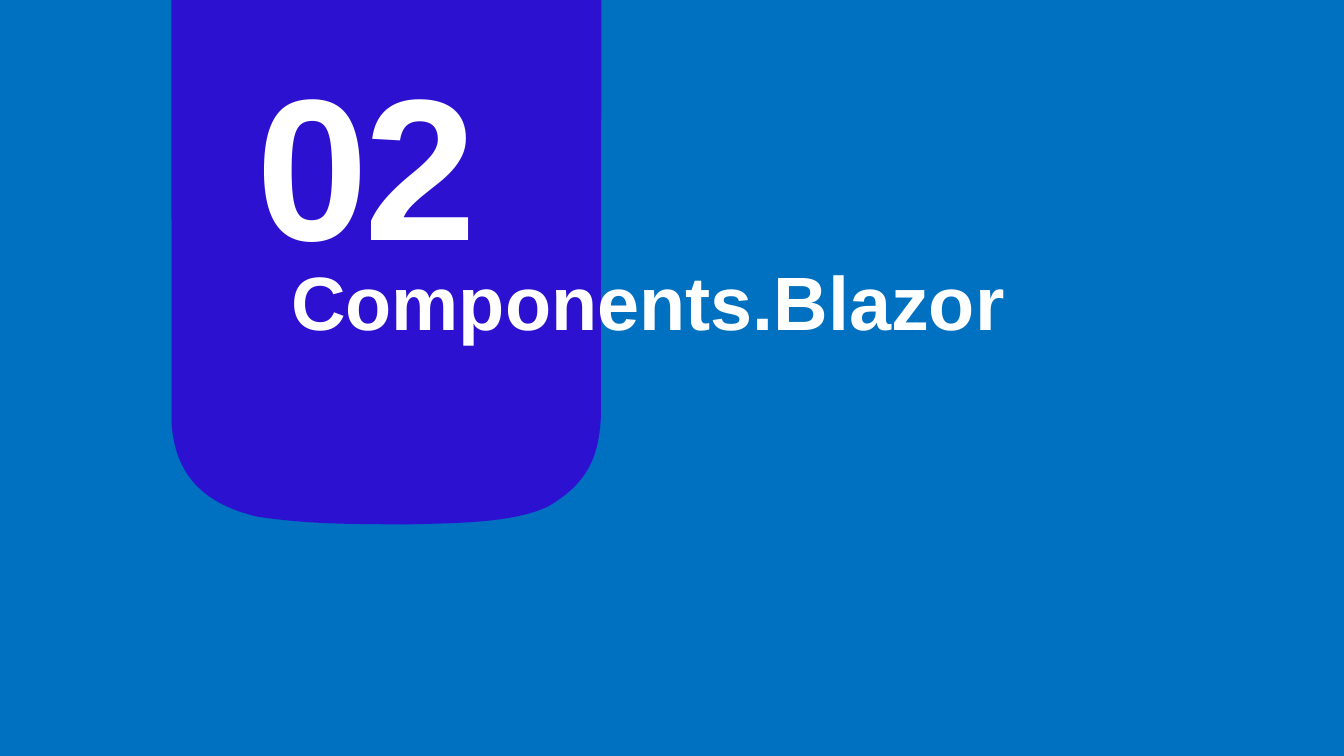
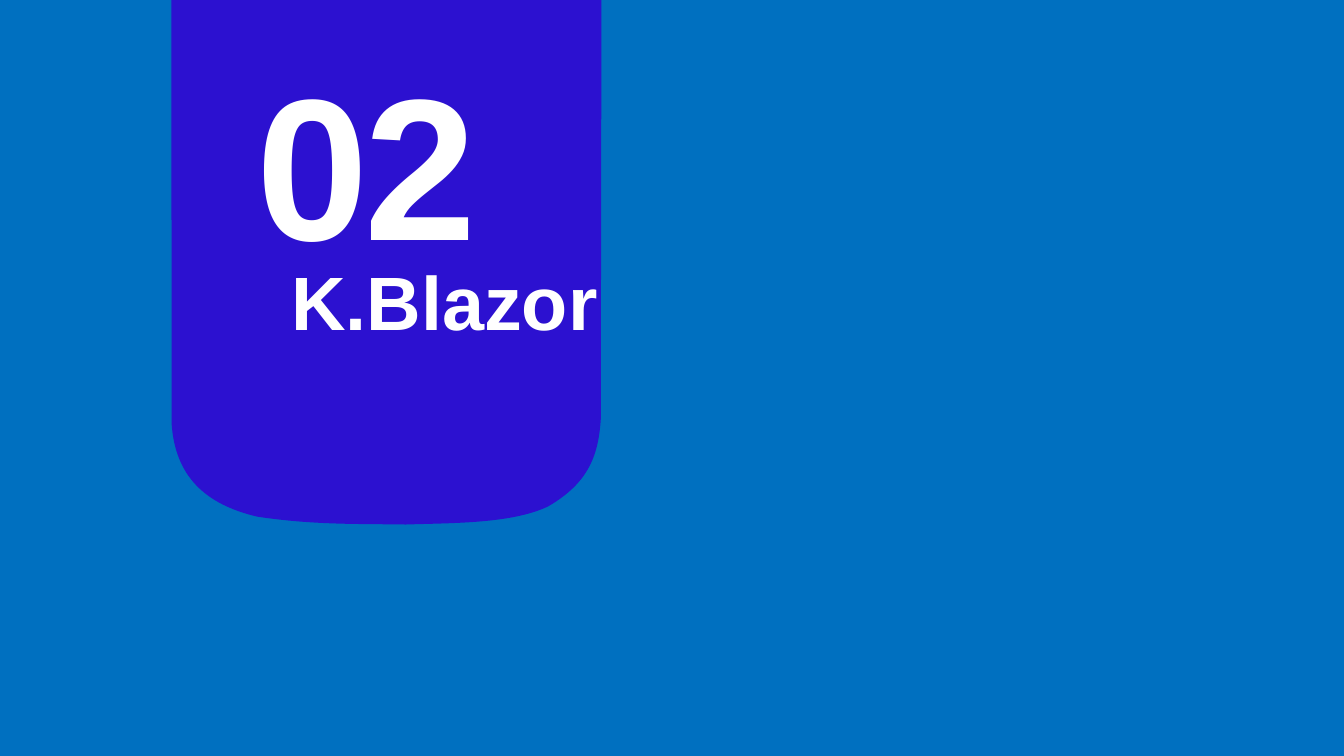
Before and after one commit to Winderbueno/_Doc, a slide deck: slide 8 of _Template/App.Blazor.pptx. Drawn at 1344x756 pixels with LibreOffice and Linux fonts; fonts in the diff are those of the drawing. Boxes give left, top, right and bottom in pixels: in the first picture for what was removed or moved away, otherwise in the second. Text is boxed around its words. In the diff, an @@ line names an element or a change of style, - is before the commit and + after.

```diff
--- a/_Template/App.Blazor.pptx
+++ b/_Template/App.Blazor.pptx
@@ title at (291,275,597,331): text changed @@
-Components.Blazor
+K.Blazor
```
Also in this commit, not shown: 4 other slides changed.
